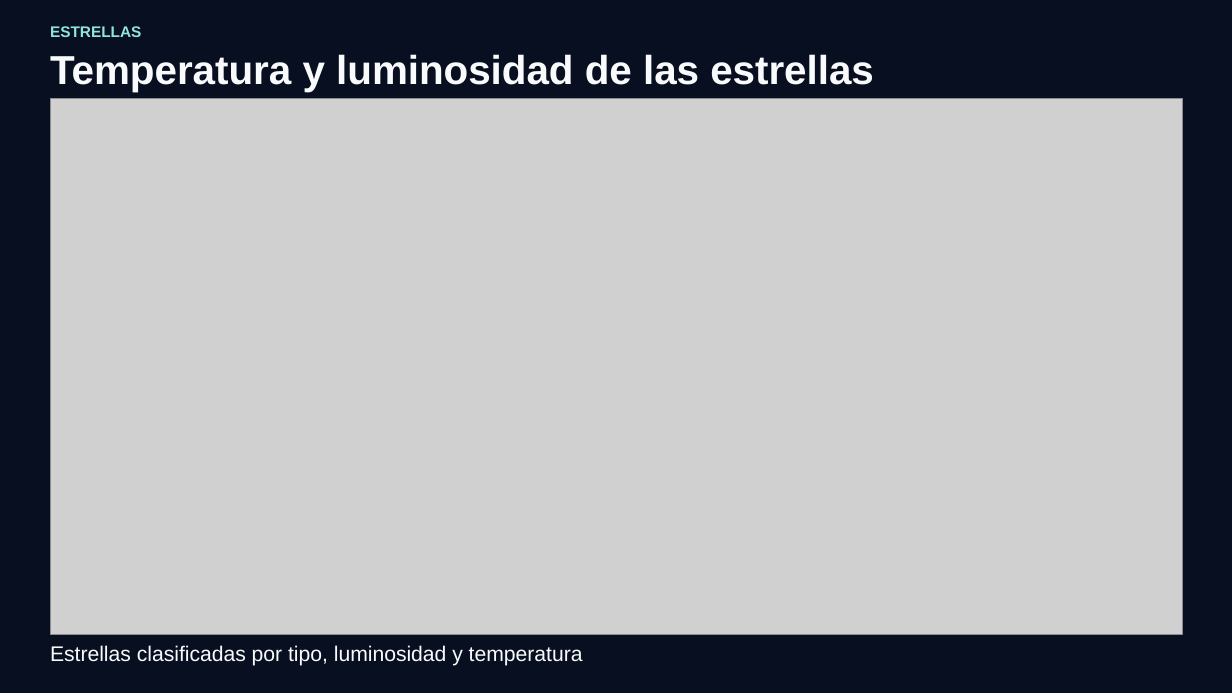
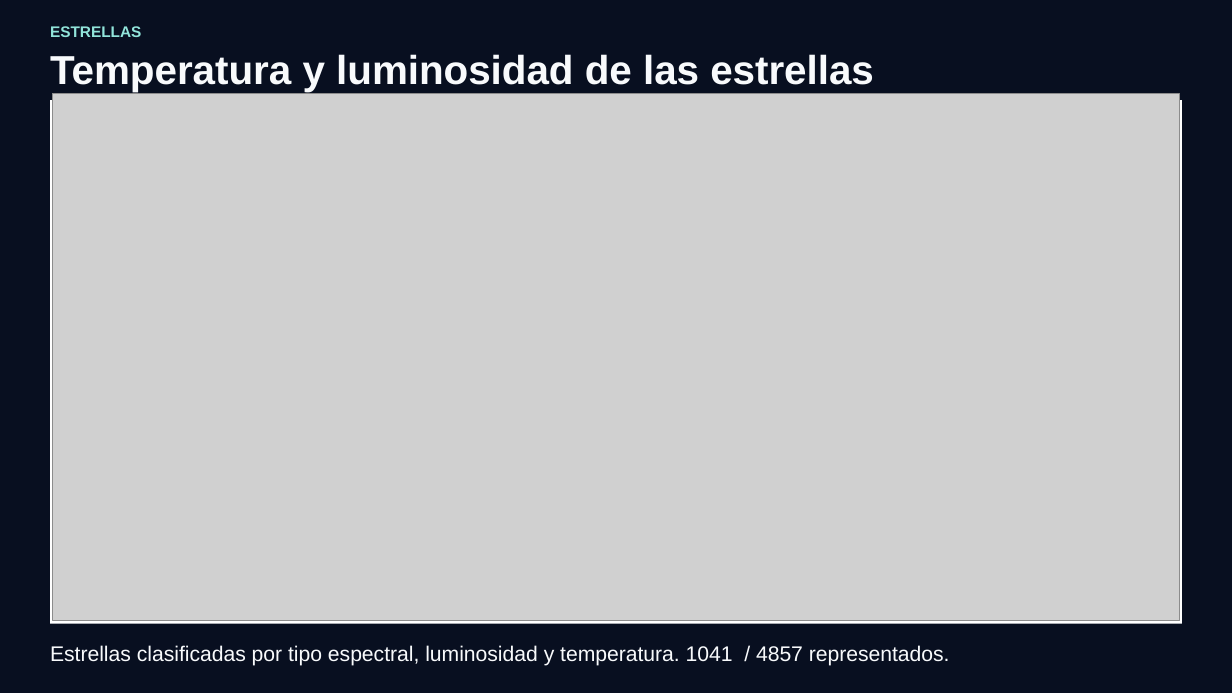
Before and after one commit to AitorMasa/Exoplanetas-y-sistemas-extrasolares, a slide deck: slide 7 of presentacion/Plantilla_Exoplanetas.pptx. Drawn at 1232x693 pixels with LibreOffice and Linux fonts; fonts in the diff are those of the drawing; grey boxes stand for pictures; background and template pictures are left out. Boxes give left, top, right and bottom in pixels: in the first picture for what was removed or moved away, otherwise in the second. Text is boxed around its words. In the diff, an @@ line names an element or a change of style, - is before the commit and + after.

```diff
--- a/presentacion/Plantilla_Exoplanetas.pptx
+++ b/presentacion/Plantilla_Exoplanetas.pptx
@@ picture resized from (x1=50, y1=99, x2=1182, y2=635) to (x1=53, y1=93, x2=1179, y2=621) @@
@@ text at (x1=50, y1=645, x2=950, y2=666): text changed @@
-Estrellas clasificadas por tipo, luminosidad y temperatura
+Estrellas clasificadas por tipo espectral, luminosidad y temperatura. 1041 / 4857 representados.
```
Also in this commit, not shown: 5 other slides changed, 9 other files.
